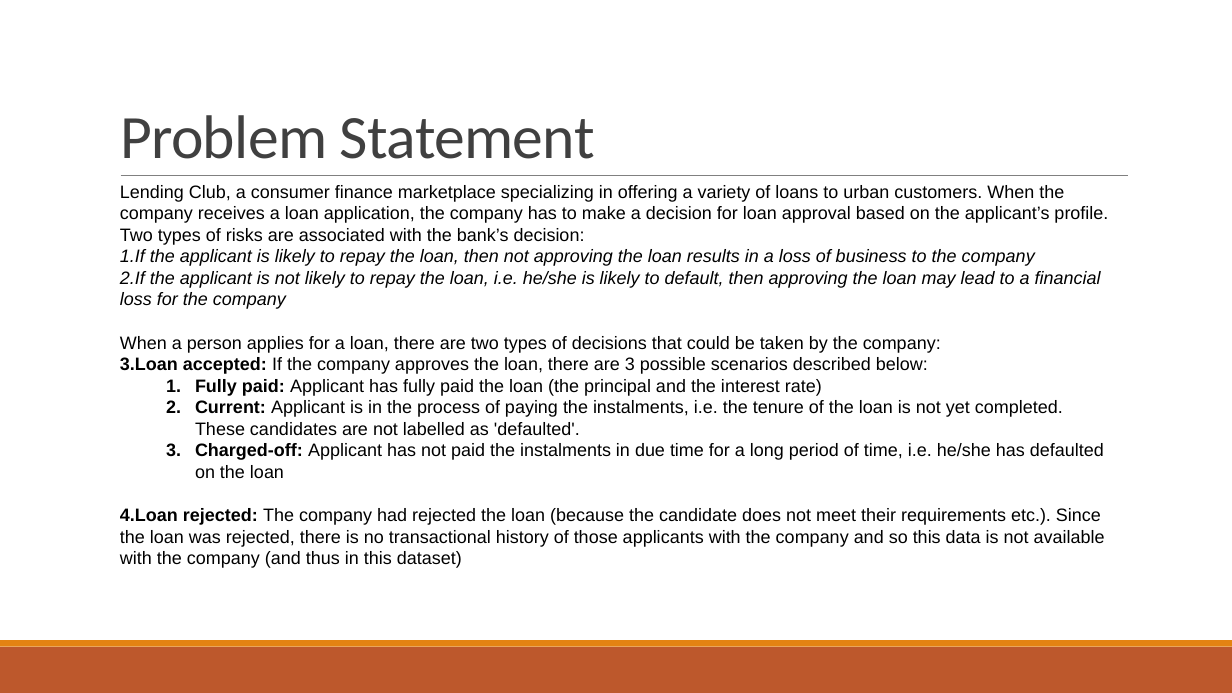
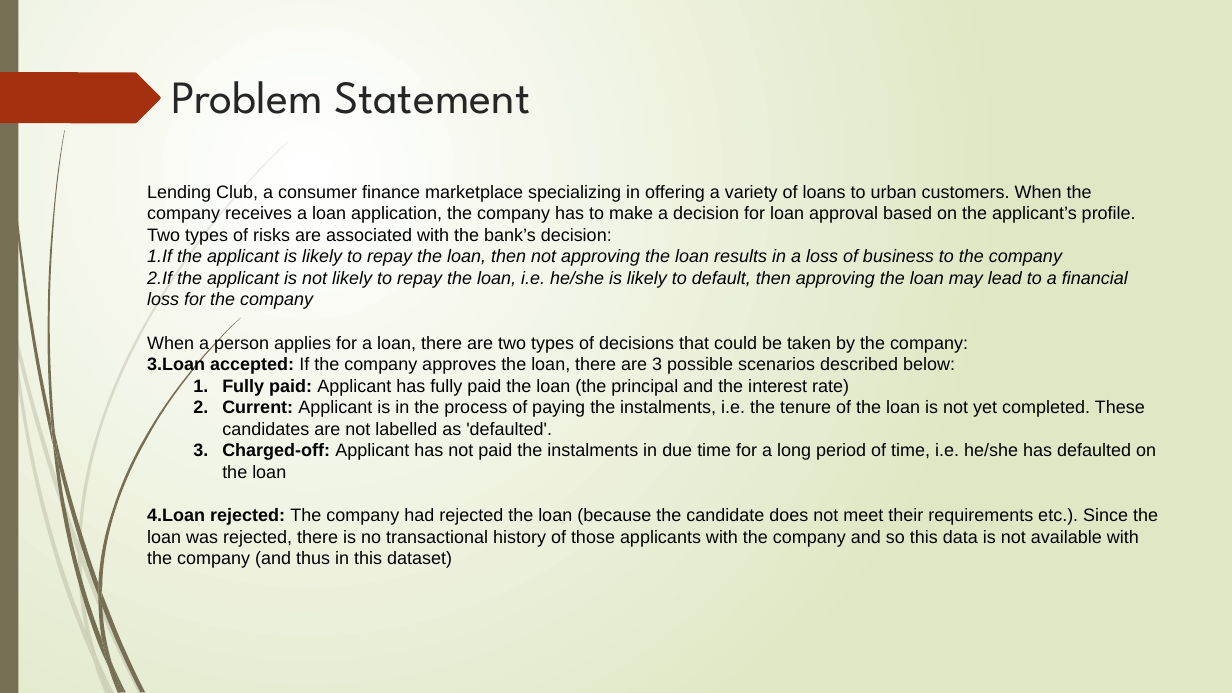
Before and after one commit to bitz-chauhan/lending_club_case_study, a slide deck: slide 2 of Lending Club Case Study.pptx. Drawn at 1232x693 pixels with LibreOffice and Linux fonts; fonts in the diff are those of the drawing. Boxes give left, top, right and bottom in pixels: in the first picture for what was removed or moved away, otherwise in the second. Text is boxed around its words. In the diff, an @@ line names an element or a change of style, - is before the commit and + after.

Commit message:
theme update

```diff
--- a/Lending Club Case Study.pptx
+++ b/Lending Club Case Study.pptx
@@ background #FFFFFF to gradient #FFFFFF to #DFE8C4 @@
@@ rectangle added at <box>0,0,18,693</box>, fill #766F54 @@
@@ freeform shape added at <box>0,72,161,123</box>, fill #A53010 @@
@@ title "Problem Statement": place and size @@
-title "Problem Statement" at <box>120,115,595,159</box>
+title "Problem Statement" at <box>171,81,530,114</box>
@@ title "Problem Statement" at <box>171,81,530,114</box>: size 48 to 36 pt, font Calibri to League Spartan, text colour #404040 to #262626, letter spacing -0.5 to 0 pt; line spacing 0.85 to 1; vertical alignment bottom to top @@
@@ line removed from (121, 176) to (1128, 176) @@
@@ text "Lending Club, a consumer finance ..." rewrapped from <box>120,185,1108,568</box> to <box>147,185,1158,568</box> @@
@@ rectangle removed at <box>0,647,1232,693</box> @@
@@ rectangle removed at <box>0,640,1232,647</box> @@
@@ group added at <box>0,141,288,693</box>: 10 freeform shapes @@
@@ group added at <box>3,0,240,693</box>: 12 freeform shapes @@
```
Also in this commit, not shown: 13 other slides changed.
